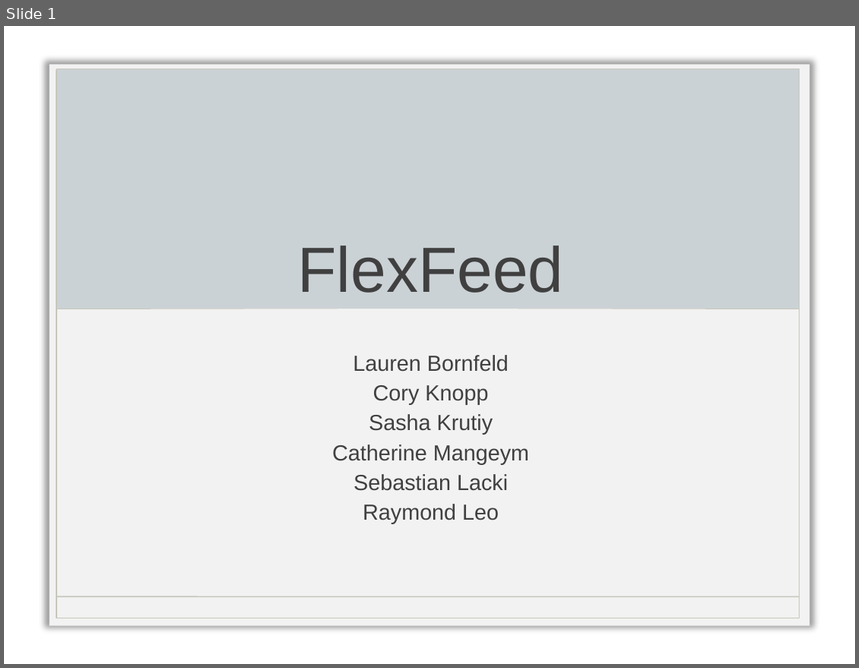
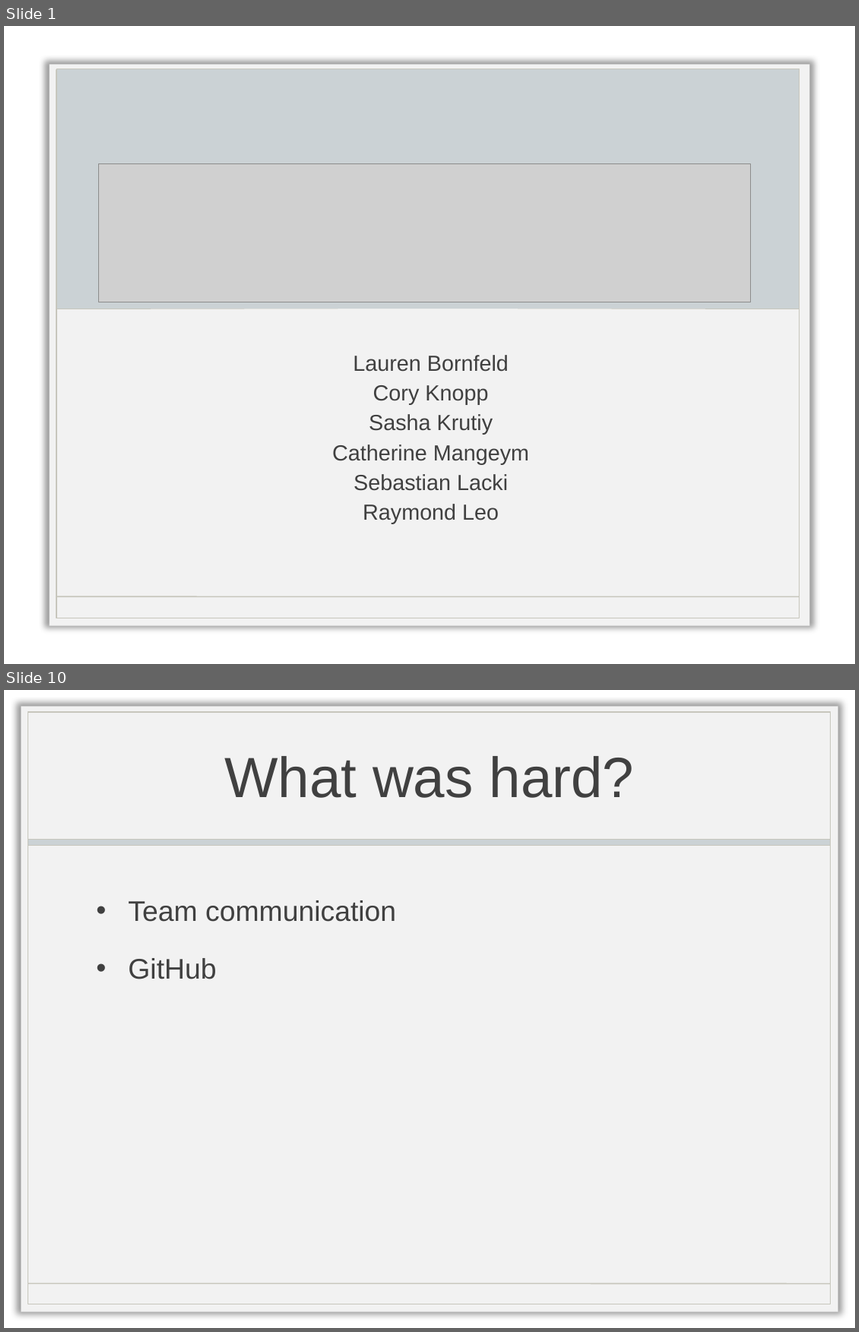
Before and after one commit to coryknopp/FlexFeed, a slide deck: FlexFeedFinalPresentation.pptx. Shown one above the other, each under a label of ours: slide 1 before the commit, slides 1 and 10 after it; the slides between them are not shown. The pictures are 859x668 and 859x1332 pixels, drawn with LibreOffice and Linux fonts; fonts in the diff are those of the drawing; grey boxes stand for pictures; background and template pictures are left out. Boxes give left, top, right and bottom in pixels: in the first picture for what was removed or moved away, otherwise in the second. Text is boxed around its words. In the diff, an @@ line names an element or a change of style, - is before the commit and + after.

```diff
--- a/FlexFeedFinalPresentation.pptx
+++ b/FlexFeedFinalPresentation.pptx
@@ slide 10 added at [4,690,855,1328], background picture (left out) @@
@@ title added at [224,756,634,798], 48 pt, text #404040 @@
+What was hard?
@@ group added at [21,706,838,1312]: 3 rectangles, 1 line @@
@@ text added at [128,901,396,980], 24 pt, text #404040 @@
+• Team communication
+• GitHub
@@ slide 1 changed as well @@
@@ picture added at [98,164,750,302] @@
```
Also in this commit, not shown: 10 other slides added.
